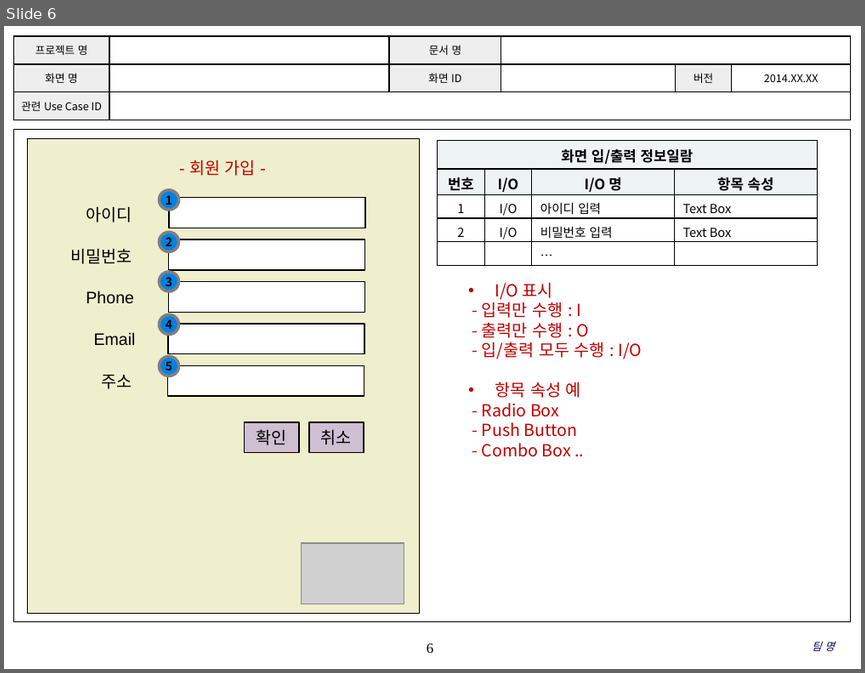
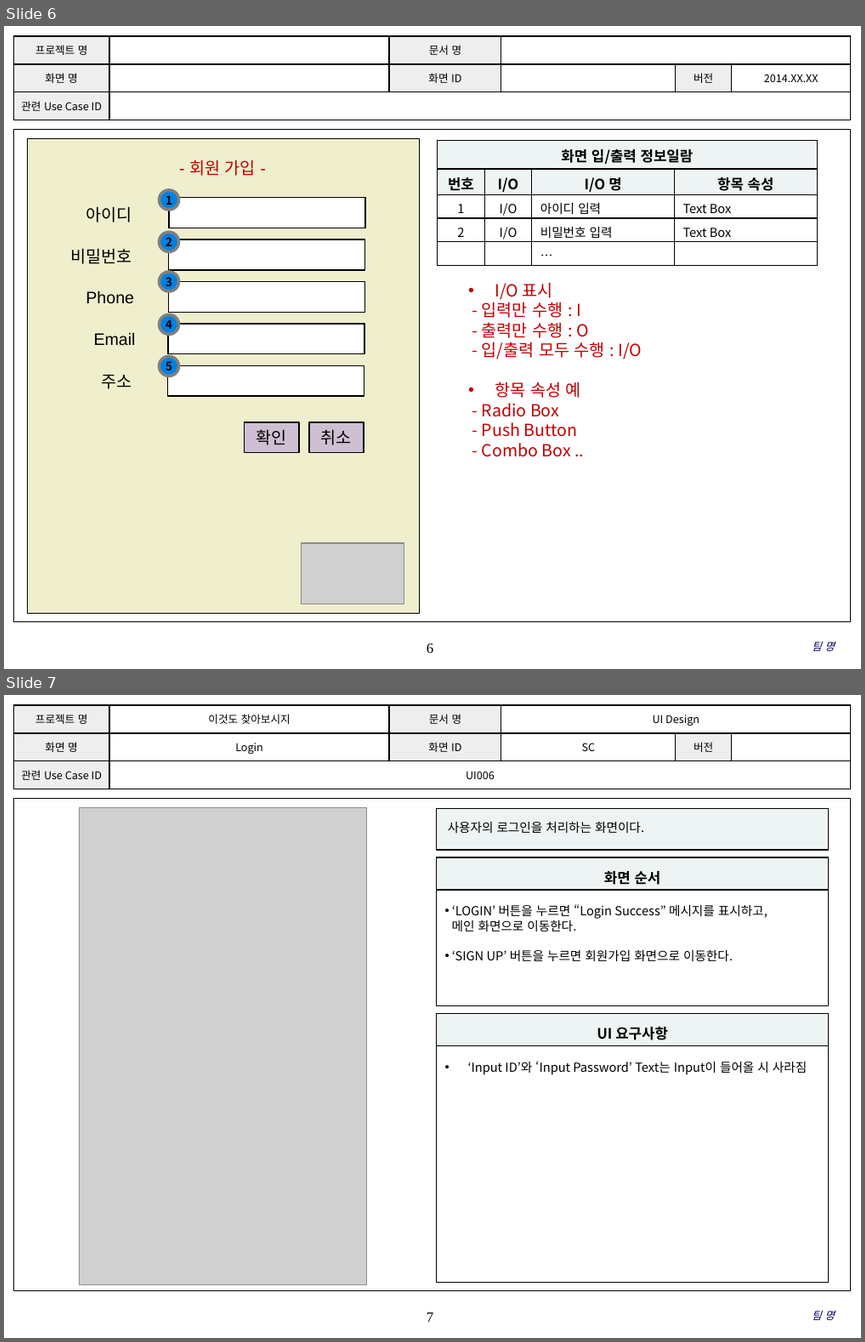
Before and after one commit to SMU-SE-Admin/2018_Capstone_D.VA_Doc, a slide deck: 03 설계/UI Design.pptx. Shown one above the other, each under a label of ours: slide 6 before the commit, slides 6 and 7 after it. The pictures are 865x673 and 865x1342 pixels, drawn with LibreOffice and Linux fonts; fonts in the diff are those of the drawing; grey boxes stand for pictures; background and template pictures are left out. Boxes give left, top, right and bottom in pixels: in the first picture for what was removed or moved away, otherwise in the second. Text is boxed around its words. In the diff, an @@ line names an element or a change of style, - is before the commit and + after.

Commit message:
#1092 Login UI 설계 추가
#1092 Login UI 설계 추가

```diff
--- a/03 설계/UI Design.pptx
+++ b/03 설계/UI Design.pptx
@@ slide 7 added at bbox=[4, 695, 861, 1338], background #FFFFFF; not listed: 2 template elements that a slide beside it also shows @@
@@ table added at bbox=[13, 705, 850, 789], 3 rows, 6 columns @@
+프로젝트 명 | 이것도 찾아보시지 | 문서 명 | UI Design |  | 
+화면 명 | Login | 화면 ID | SC | 버전 | 
+관련 Use Case ID | UI006 |  |  |  | 
@@ picture added at bbox=[80, 808, 367, 1285] @@
@@ rectangle added at bbox=[437, 808, 829, 849], fill #EEF4F4, outline #000000 1 pt, 10.5 pt, text #000000 @@
+사용자의 로그인을 처리하는 화면이다.
@@ rectangle added at bbox=[437, 857, 829, 890], fill #EEF4F4, outline #000000 1 pt, 12 pt, text #000000, bold @@
+화면 순서
@@ rectangle added at bbox=[437, 890, 829, 1005], fill #FFFFFF, outline #000000 1 pt, 10.5 pt, text #000000 @@
+• ‘LOGIN’ 버튼을 누르면 “Login Success” 메시지를 표시하고,
+메인 화면으로 이동한다.
+• ‘SIGN UP’ 버튼을 누르면 회원가입 화면으로 이동한다.
@@ rectangle added at bbox=[437, 1013, 829, 1045], fill #EEF4F4, outline #000000 1 pt, 12 pt, text #000000, bold @@
+UI 요구사항
@@ rectangle added at bbox=[437, 1045, 829, 1281], fill #FFFFFF, outline #000000 1 pt, 10.5 pt, text #000000 @@
+• ‘Input ID’와 ‘Input Password’ Text는 Input이 들어올 시 사라짐
@@ text added at bbox=[812, 1310, 834, 1320], 9 pt, text #000066, italic @@
+팀 명
```
Also in this commit, not shown: 2 slides changed, 1 other slide added.
